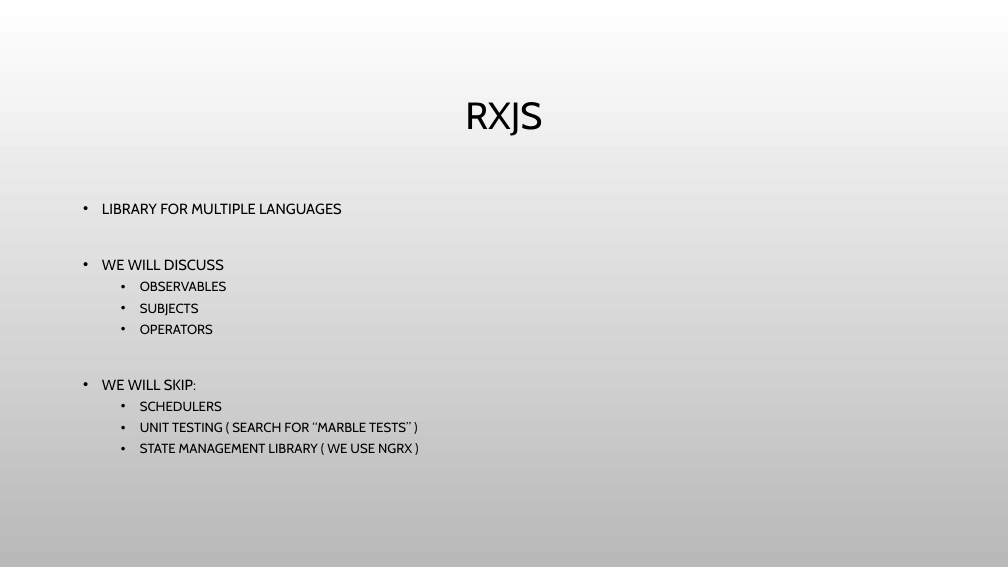
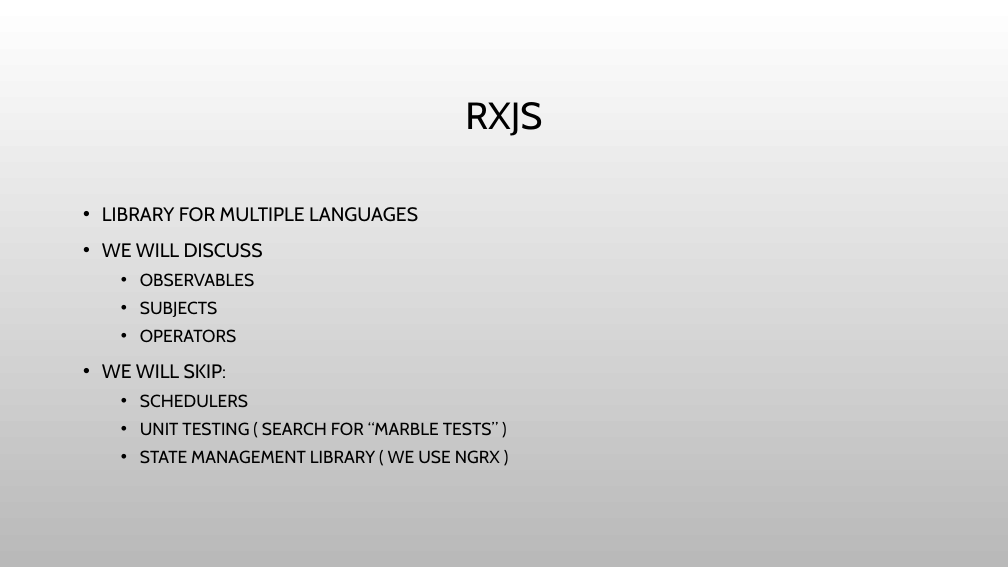
Before and after one commit to bertleemput/reactive-demo, a slide deck: slide 6 of Reactive Programming.pptx (slide 7 before the commit). Drawn at 1008x567 pixels with LibreOffice and Linux fonts; fonts in the diff are those of the drawing; background and template pictures are left out. Boxes give left, top, right and bottom in pixels: in the first picture for what was removed or moved away, otherwise in the second. Text is boxed around its words. In the diff, an @@ line names an element or a change of style, - is before the commit and + after.

```diff
--- a/Reactive Programming.pptx
+++ b/Reactive Programming.pptx
@@ text "LIBRARY FOR MULTIPLE LANGUAGES" at (x1=102, y1=207, x2=500, y2=464): size 14 to 18.5 pt in "LIBRARY FOR MULTIPLE LANGUAGES", "WE WILL DISCUSS", "WE WILL SKIP:"; size 12.6 to 16.6 pt in "OBSERVABLES", "SUBJECTS", "OPERATORS", "SCHEDULERS" and 2 more places; line spacing 1 to 1.1 @@
```
Also in this commit, not shown: 4 other slides changed, 1 slide added, 4 slides removed, 3 other files.
